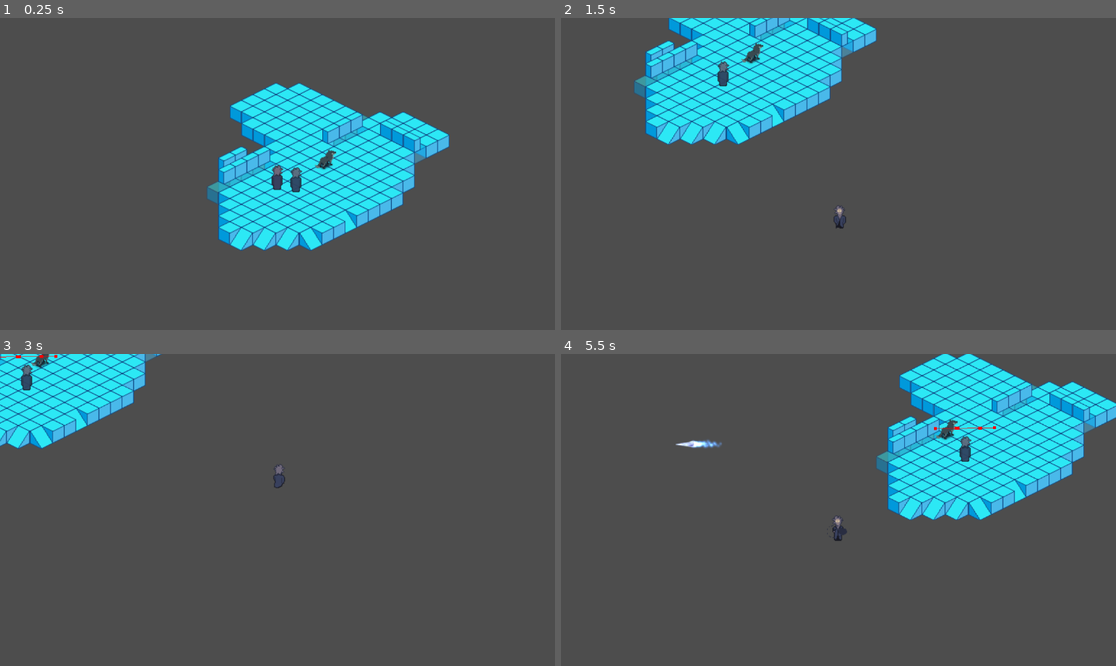
Above: before the commit, frames 1-4 (two rows, left to right).
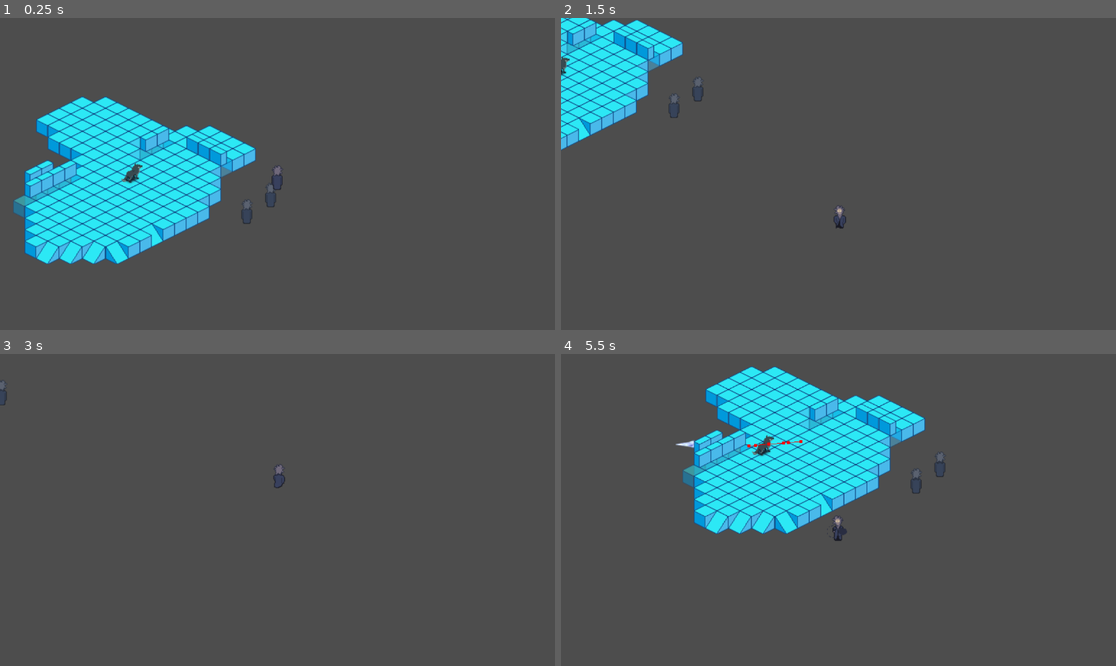
Above: after the commit, the same moments.

Repository: seanj29/LostEchoes
Game: Godot game, scene res://Scenes/Main.tscn
Two runs of this game, one before a commit and one after it. Both use one fixed random seed, a clock stepped at 60 frames per second and the inputs below.
Inputs:
- Up to frame 1 (0.25 s): no input
- Up to frame 2 (1.5 s): tap Enter at 0.5 s; hold Right (Right) 0.53-1.28 s; hold Space (Attack) 0.53-1.28 s; hold Down (Down) from 1.28 s (still down); tap Shift (Teleport) at 1.35 s
- Up to frame 3 (3 s): release Down (Down) at 2.03 s; hold Right (Right) 2.03-2.78 s; hold Space (Attack) 2.03-2.78 s; hold Up (Up) from 2.78 s (still down); tap Shift (Teleport) at 2.85 s
- Up to frame 4 (5.5 s): release Up (Up) at 3.53 s; hold Space (Attack) 3.53-4.28 s; hold Left (Left) 3.53-5.03 s; tap Shift (Teleport) at 4.35 s; hold Down (Down) from 5.03 s (still down); hold Space (Attack) from 5.03 s (still down)

The runs differ from the first frame. In frame 1, 30% of the frame differs, in the area x 2-81%, y 20-79%; in frame 2, 18%; in frame 3, 6.3%; in frame 4, 30%, in the area x 21-100%, y 0-58%.

Commit message:
w/e, mostly just altered some values

Diff:
--- a/Scenes/Main.tscn
+++ b/Scenes/Main.tscn
@@ -13,18 +13,18 @@
 ReplayResource = ExtResource("4_tak1t")
 
 [node name="TileMap" parent="." instance=ExtResource("1_s360k")]
-layer_0/tile_data = PackedInt32Array(2293769, 1, 0, 2359305, …(1865 unchanged characters)… 38416, 1, 0, 1703953, 1, 0, 1507342, 1, 65536, 1441803, 1, 0, 1507338, 1, 0, 1572874, …(581 unchanged characters)…
-layer_1/tile_data = PackedInt32Array(2097161, 1, 4, 2031625, 1, 4, 1966089, 1, 4, 1900553, 1, 4, 1966090, 1, 4, 1900554, 1, 4, 1572880, 65537, 4, 1638416, 65537, 4, 1703953, 65537, 4, 1638413, 1, 4, 1572878, 1, 4, 1507342, 1, 4)
+layer_0/tile_data = PackedInt32Array(2293769, 1, 0, 2359305, …(1865 unchanged characters)… 38416, 1, 0, 1703953, 1, 0, 1507342, 1, 0, 1441803, 1, 0, 1507338, 1, 0, 1572874, …(581 unchanged characters)…
+layer_1/tile_data = PackedInt32Array(2097161, 1, 4, 2031625, 1, 4, 1966089, 1, 4, 1900553, 1, 4, 1966090, 1, 4, 1900554, 1, 4, 1572880, 65537, 4, 1638416, 65537, 4, 1703953, 65537, 4, 1572878, 1, 4, 1507342, 1, 4)
 
 [node name="PlayerCharacter" parent="." instance=ExtResource("2_gi58w")]
 z_index = 1
-position = Vector2(396, 246)
+position = Vector2(664, 227)
 
 [node name="Ghost_1" parent="." instance=ExtResource("3_a4wib")]
-position = Vector2(422, 249)
+position = Vector2(655, 251)
 
 [node name="Ghost_2" parent="." instance=ExtResource("3_a4wib")]
-position = Vector2(422, 249)
+position = Vector2(622, 274)
 GhostID = 2
 
 [node name="IceShotSpawner" parent="." node_paths=PackedStringArray("Root") instance=ExtResource("6_1vdh3")]
@@ -33,5 +33,4 @@
 [node name="WolfBody" parent="." instance=ExtResource("7_gfrg6")]
 y_sort_enabled = true
 position = Vector2(462, 224)
-ReachedRadius = 20
 SPEED = 75.0
--- a/Scenes/Wolf.tscn
+++ b/Scenes/Wolf.tscn
@@ -141,11 +141,11 @@
 }]
 
 [sub_resource type="RectangleShape2D" id="RectangleShape2D_yuayu"]
-size = Vector2(17, 9)
+size = Vector2(11.5, 6)
 
 [node name="WolfBody" type="CharacterBody2D" node_paths=PackedStringArray("AttackTimer")]
 collision_layer = 8
-collision_mask = 10
+collision_mask = 15
 script = ExtResource("1_uaxky")
 AttackTimer = NodePath("AttackTimer")
 stats = ExtResource("2_bs1jx")
@@ -157,7 +157,7 @@
 frame_progress = 0.739069
 
 [node name="CollisionShape2D" type="CollisionShape2D" parent="."]
-position = Vector2(2.5, 10)
+position = Vector2(3.25, 12)
 shape = SubResource("RectangleShape2D_yuayu")
 
 [node name="AttackTimer" type="Timer" parent="."]
--- a/Scripts/FSMs/States/BehaviourStates/roaming_be_state.gd
+++ b/Scripts/FSMs/States/BehaviourStates/roaming_be_state.gd
@@ -4,12 +4,22 @@
 var nav: NavigationAgent2D
 var target_pos: Vector2
 var next_path_pos: Vector2
+var last_target: Vector2
+var MinimumVectorDistance: float = 50
 
 func Enter() -> void:
 	super()
+
+	nav = actor.nav
+	last_target = nav.target_position
+
 	target_pos = actor.randomPoint()
-	nav = actor.nav
+	while last_target.distance_to(target_pos) < MinimumVectorDistance:
+		print(last_target.distance_to(target_pos))
+		target_pos = actor.randomPoint()
+
 	nav.target_position = target_pos
+
 
 	if not nav.navigation_finished.is_connected(change):
 		nav.navigation_finished.connect(change)
--- a/Scripts/PawnScripts/wolf_script.gd
+++ b/Scripts/PawnScripts/wolf_script.gd
@@ -12,7 +12,7 @@
 
 
 @export var ReachedRadius := 20
-@export var RoamRadius := 100
+@export var RoamRadius := 80
 
 var dir: Vector2
 
@@ -25,7 +25,7 @@
 func randomPoint() -> Vector2:
 
 	var angle = randf_range(0, TAU)
-	var randomRadius = randf_range(5, RoamRadius)
+	var randomRadius = randf_range(30, RoamRadius)
 
 	var x = home_pos.x + randomRadius * cos(angle)
 	var y = home_pos.y + randomRadius * sin(angle)
